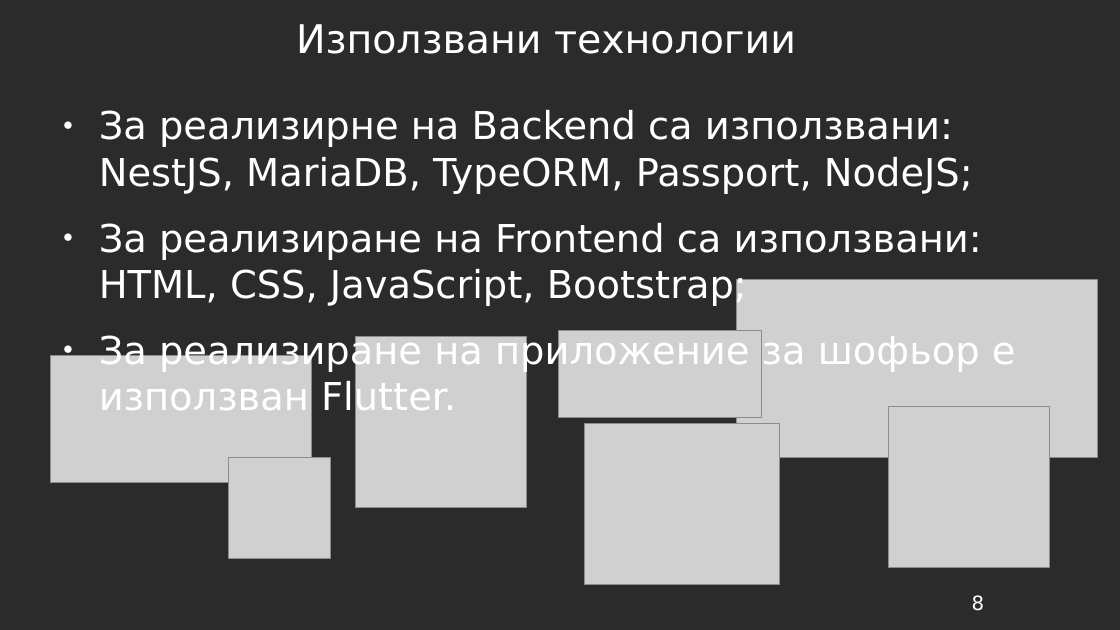
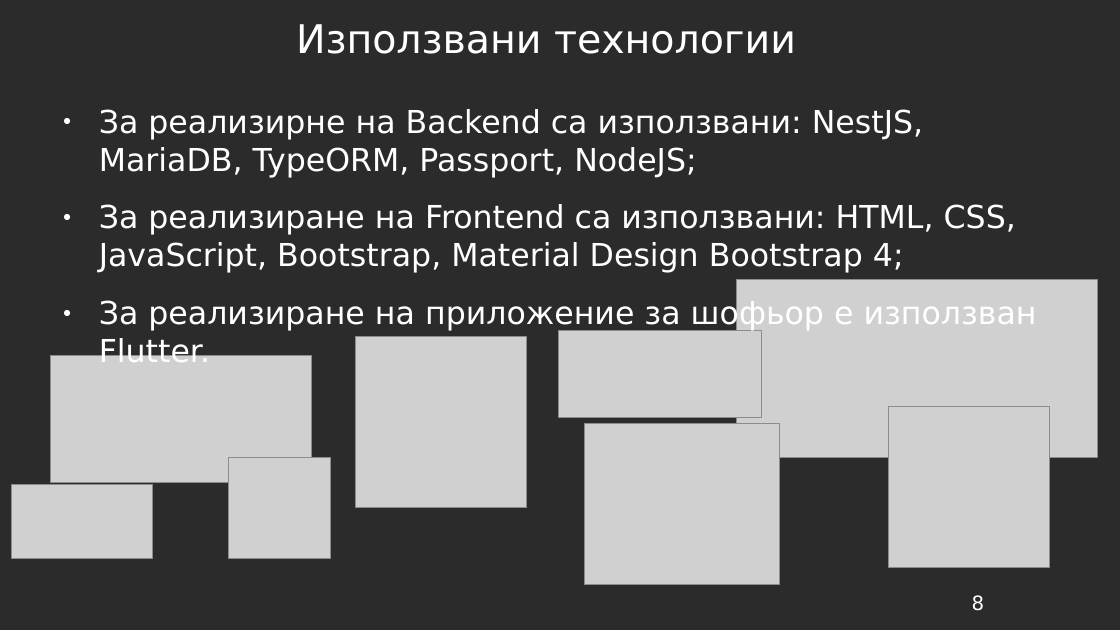
Before and after one commit to delyan-boychev/taxiZilla, a slide deck: slide 8 of documents/taxiZilla-Presentation.odp. Drawn at 1120x630 pixels with LibreOffice and Linux fonts; fonts in the diff are those of the drawing; grey boxes stand for pictures; background and template pictures are left out; a plain dark background stands for a picture behind light text. Boxes give left, top, right and bottom in pixels: in the first picture for what was removed or moved away, otherwise in the second. Text is boxed around its words. In the diff, an @@ line names an element or a change of style, - is before the commit and + after.

```diff
--- a/documents/taxiZilla-Presentation.odp
+++ b/documents/taxiZilla-Presentation.odp
@@ text at [99, 109, 1037, 362]: size 27.2 to 22.4 pt in "За реализирне на Backend са използвани: NestJS, ...", "За реализиране на приложение за шофьор е ..." @@
@@ text at [99, 204, 1016, 273]: text changed; size 27.2 to 22.4 pt @@
-● За реализиране на Frontend са използвани: HTML, CSS, JavaScript, Bootstrap;
+● За реализиране на Frontend са използвани: HTML, CSS, JavaScript, Bootstrap, Material Design Bootstrap 4;
@@ picture added at [12, 485, 152, 559] @@
```
Also in this commit, not shown: 4 other files.
